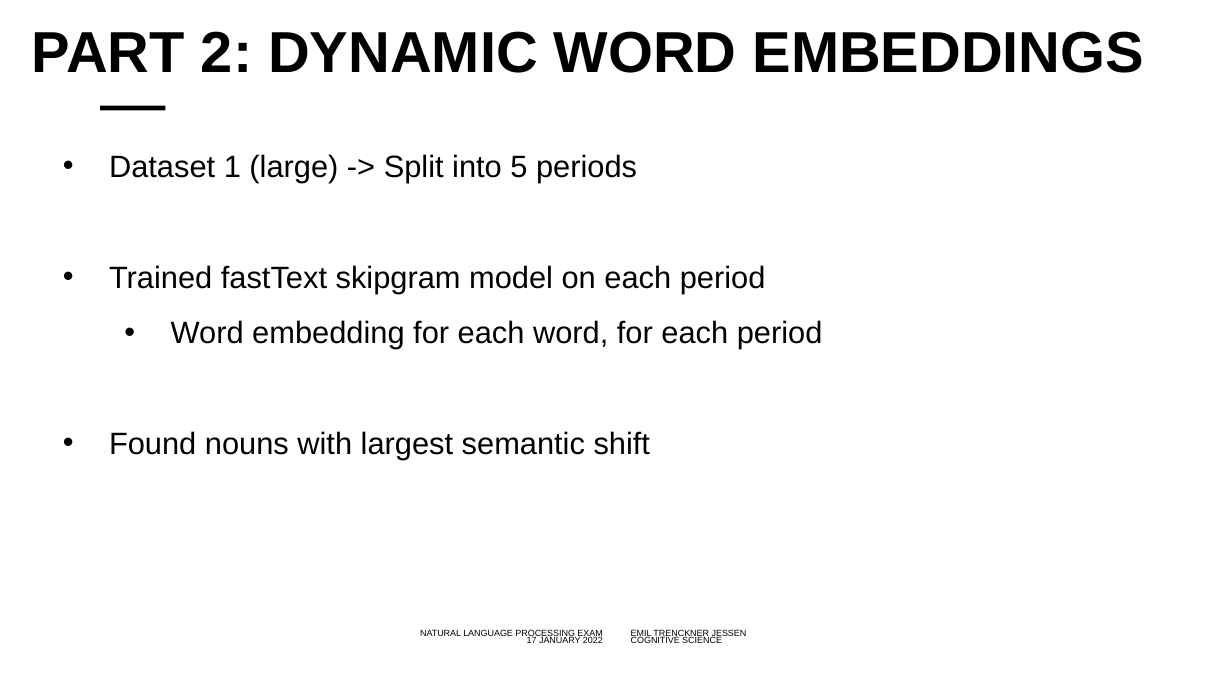
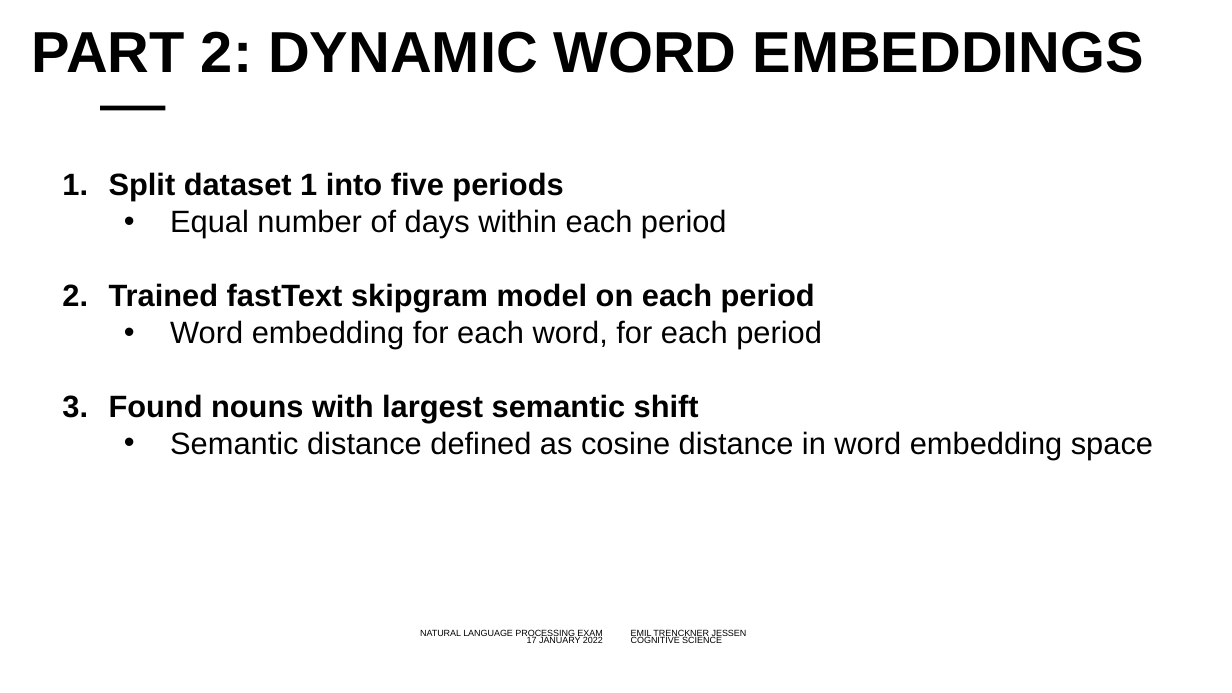
Before and after one commit to emiltj/NLP_oral_backup, a slide deck: slide 20 of Oral presentation/NLP.pptx. Drawn at 1232x693 pixels with LibreOffice and Linux fonts; fonts in the diff are those of the drawing; background and template pictures are left out. Boxes give left, top, right and bottom in pixels: in the first picture for what was removed or moved away, otherwise in the second. Text is boxed around its words. In the diff, an @@ line names an element or a change of style, - is before the commit and + after.

```diff
--- a/Oral presentation/NLP.pptx
+++ b/Oral presentation/NLP.pptx
@@ text at <box>109,172,727,238</box>: text changed @@
-• Dataset 1 (large) -> Split into 5 periods
+1. Split dataset 1 into five periods
+  • Equal number of days within each period
@@ text at <box>109,283,822,423</box>: bold on in "Trained fastText skipgram model on each period", "Found nouns with largest semantic shift"; bullet • to 1.; line spacing 1.5 to 2; line spacing 1.5 to 1 @@
@@ text at <box>170,431,1153,460</box>: paragraph added @@
+  • Semantic distance defined as cosine distance in word embedding space
```
Also in this commit, not shown: 16 other slides changed, 1 slide added, 1 other file.
